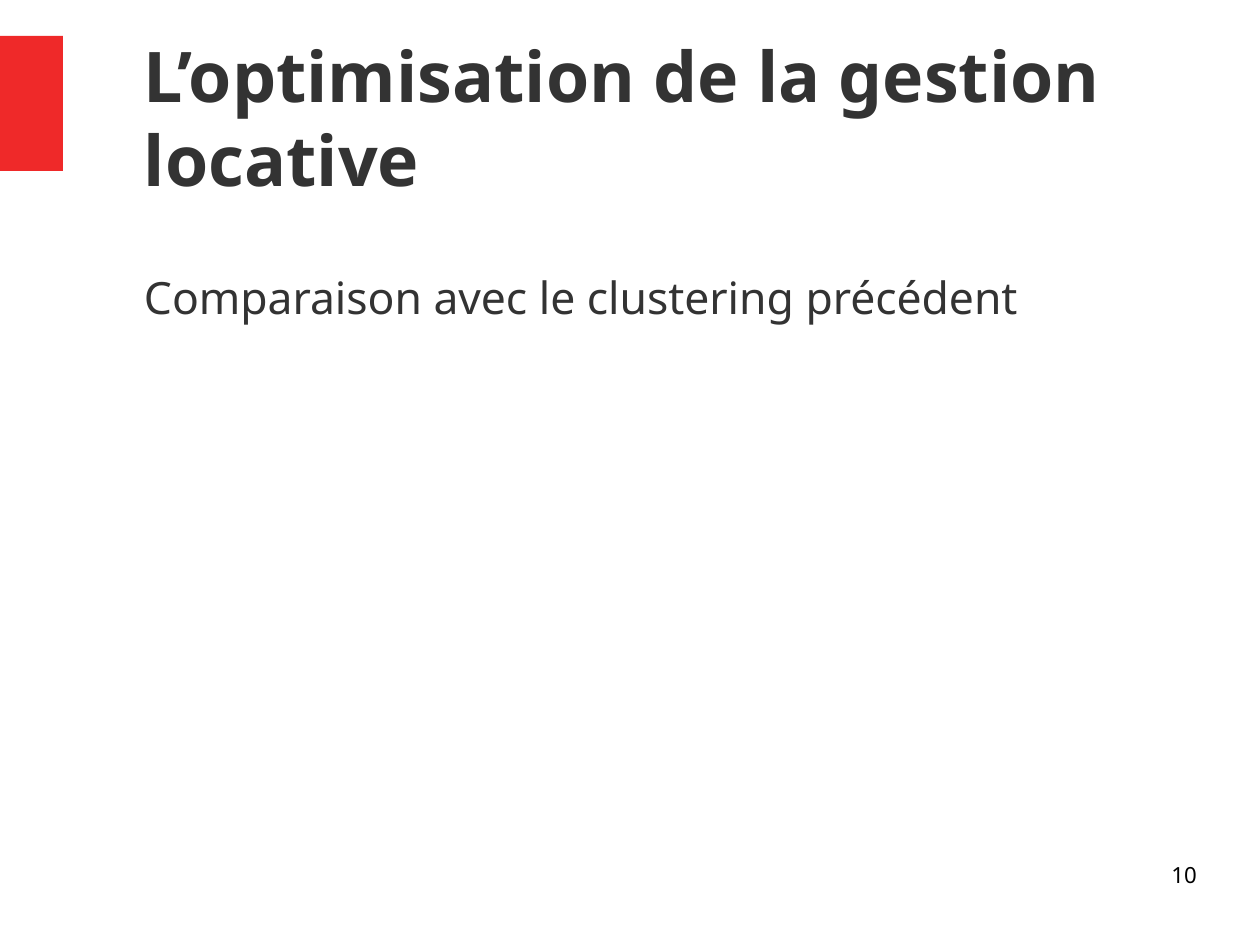
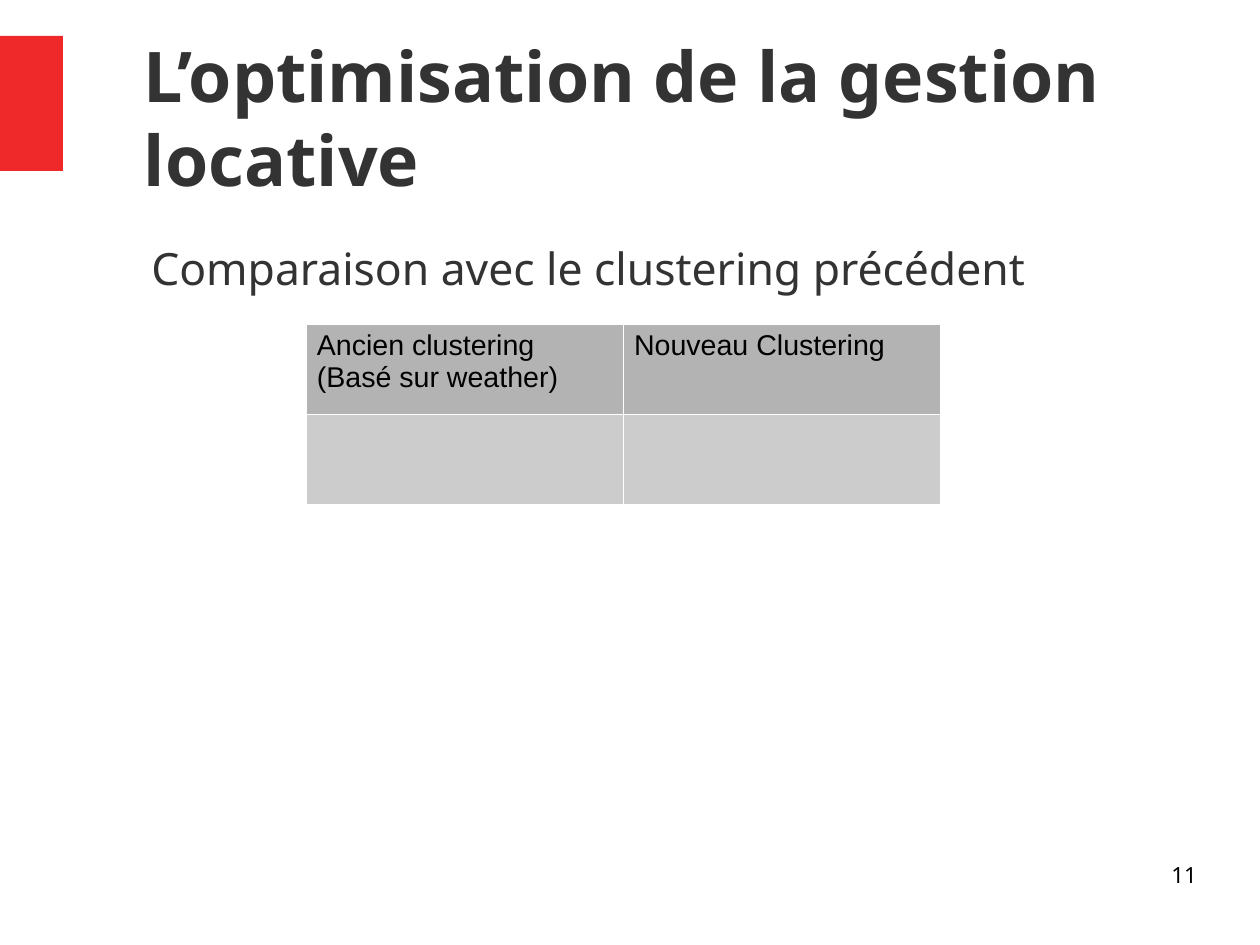
Before and after one commit to yayahamour/project_bike, a slide deck: slide 11 of presentation.odp (slide 10 before the commit). Drawn at 1260x945 pixels with LibreOffice and Linux fonts; fonts in the diff are those of the drawing. Boxes give left, top, right and bottom in pixels: in the first picture for what was removed or moved away, otherwise in the second. Text is boxed around its words. In the diff, an @@ line names an element or a change of style, - is before the commit and + after.

```diff
--- a/presentation.odp
+++ b/presentation.odp
@@ text "Comparaison avec le clustering précédent": place and size @@
-text "Comparaison avec le clustering précédent" at (144, 280, 1018, 325)
+text "Comparaison avec le clustering précédent" at (151, 251, 1025, 296)
@@ table added at (305, 324, 941, 503), 2 rows, 2 columns @@
+Ancien clustering / (Basé sur weather) | Nouveau Clustering
+ | 
@@ page number at (1171, 867, 1196, 883): text changed @@
-10
+11
```
Also in this commit, not shown: 4 other slides changed, 1 slide added, 1 other file.
